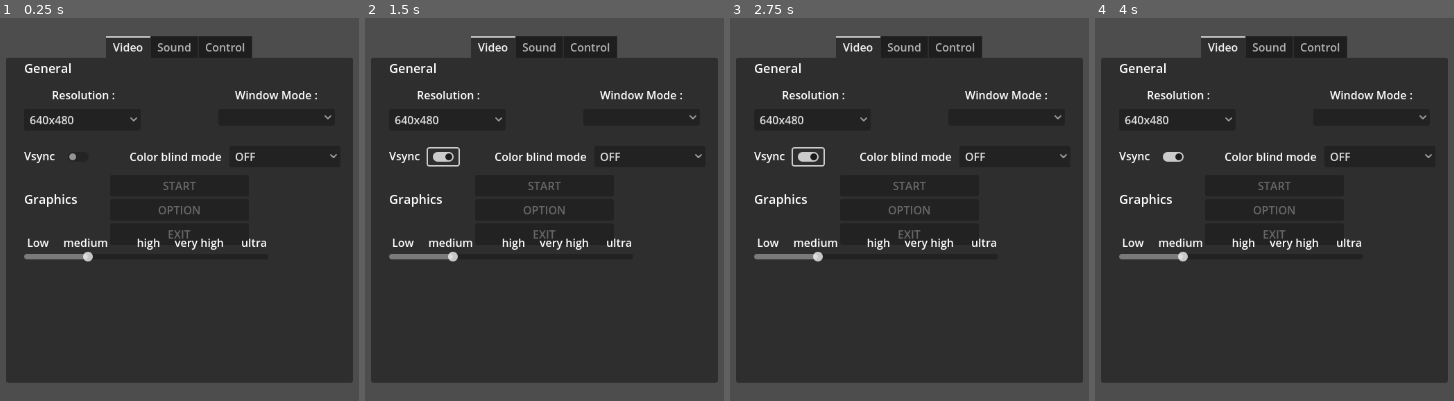
Above: before the commit, frames 1-4 (left to right).
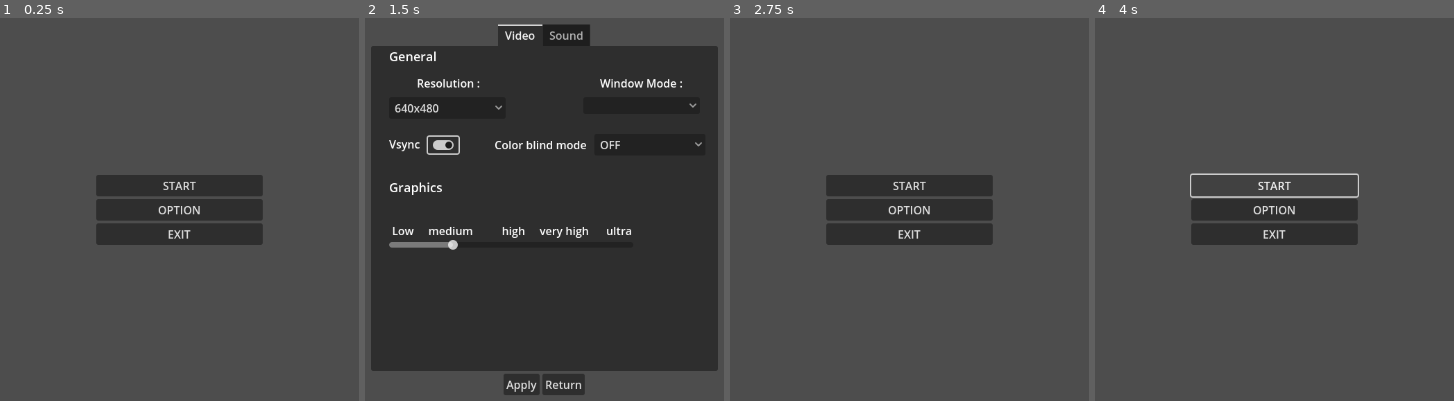
Above: after the commit, the same moments.

Repository: sinnate/Godot_4.0_MainMenu
Game: Godot game, scene res://main.tscn
Same seed, same stepped clock (60 frames per second), same inputs: the game is played once before the commit and once after it. The project has no main scene, so this scene is started directly.
Inputs (mouse positions are in pixels of both pictures, inside the frame that each line leads up to; where the layout moved, square brackets give the same spot in the first picture):
- Up to frame 1 (0.25 s): no input
- Up to frame 2 (1.5 s): click "OPTION" at 0.5 s; click (443, 144) [443, 155] at 1.25 s
- Up to frame 3 (2.75 s): click (887, 385) at 2 s, where only the run after the commit has a clickable "Apply"
- Up to frame 4 (4 s): click "START" at 2.75 s; click "START" at 3.5 s

The runs differ from the first frame. In frame 1, 76% of the frame differs, in the area x 1-99%, y 4-96%; in frame 2, 12%; in frame 3, 76%; in frame 4, 78%.
Error before the commit: Invalid type in function 'select' in base 'OptionButton'. Cannot convert argument 1 from Nil to int. (res://src/menu_controller.gd:25)
Error after the commit: Invalid type in function 'select' in base 'OptionButton'. Cannot convert argument 1 from Nil to int. (res://src/menu_controller.gd:69)

Commit message:
setup config file

Diff:
--- a/main.tscn
+++ b/main.tscn
@@ -13,9 +13,11 @@
 anchor_bottom = 1.0
 grow_horizontal = 2
 grow_vertical = 2
+size_flags_horizontal = 4
 script = ExtResource("1_7x6vp")
 
 [node name="MainContainer" type="VBoxContainer" parent="MainMenu"]
+unique_name_in_owner = true
 custom_minimum_size = Vector2(200, 0)
 layout_mode = 1
 anchors_preset = 8
@@ -23,10 +25,10 @@
 anchor_top = 0.5
 anchor_right = 0.5
 anchor_bottom = 0.5
-offset_left = -100.0
-offset_top = -50.5
-offset_right = 100.0
-offset_bottom = 50.5
+offset_left = -120.0
+offset_top = -50.0
+offset_right = 120.0
+offset_bottom = 100.0
 grow_horizontal = 2
 grow_vertical = 2
 
@@ -40,11 +42,13 @@
 
 [node name="Exit_button" type="Button" parent="MainMenu/MainContainer"]
 layout_mode = 2
+size_flags_vertical = 4
 text = "EXIT
 "
 
 [node name="OptionContainer" type="VBoxContainer" parent="MainMenu"]
 unique_name_in_owner = true
+visible = false
 custom_minimum_size = Vector2(500, 500)
 layout_mode = 1
 anchors_preset = 8
@@ -278,13 +282,25 @@
 text = "67%"
 script = ExtResource("3_v2ba3")
 
-[node name="Control" type="TabBar" parent="MainMenu/OptionContainer/TabContainer"]
-visible = false
-custom_minimum_size = Vector2(0, 20)
-layout_mode = 2
+[node name="Container" type="HBoxContainer" parent="MainMenu/OptionContainer"]
+layout_mode = 2
+size_flags_horizontal = 4
+alignment = 1
+
+[node name="Apply_button" type="Button" parent="MainMenu/OptionContainer/Container"]
+layout_mode = 2
+size_flags_horizontal = 0
+size_flags_vertical = 4
+text = "Apply
+"
+
+[node name="Return_button" type="Button" parent="MainMenu/OptionContainer/Container"]
+layout_mode = 2
+text = "Return
+"
 
 [connection signal="pressed" from="MainMenu/MainContainer/Start_button" to="MainMenu" method="_on_start_button_pressed"]
-[connection signal="toggled" from="MainMenu/MainContainer/Option_button" to="MainMenu" method="_on_option_button_toggled"]
+[connection signal="pressed" from="MainMenu/MainContainer/Option_button" to="MainMenu" method="_on_option_button_pressed"]
 [connection signal="pressed" from="MainMenu/MainContainer/Exit_button" to="MainMenu" method="_on_exit_button_pressed"]
 [connection signal="item_selected" from="MainMenu/OptionContainer/TabContainer/Video/Resolution_Optionbutton" to="MainMenu" method="_on_resolution_optionbutton_item_selected"]
 [connection signal="item_selected" from="MainMenu/OptionContainer/TabContainer/Video/WindowMode_Optionbutton" to="MainMenu" method="_on_window_mode_optionbutton_item_selected"]
@@ -296,3 +312,5 @@
 [connection signal="value_changed" from="MainMenu/OptionContainer/TabContainer/Sound/Music_HScrollBar" to="MainMenu/OptionContainer/TabContainer/Sound/Music_HScrollBar/Scroll_Label" method="_on_h_scroll_bar_value_changed"]
 [connection signal="value_changed" from="MainMenu/OptionContainer/TabContainer/Sound/SFX_HScrollBar" to="MainMenu" method="_on_sfx_h_scroll_bar_value_changed"]
 [connection signal="value_changed" from="MainMenu/OptionContainer/TabContainer/Sound/SFX_HScrollBar" to="MainMenu/OptionContainer/TabContainer/Sound/SFX_HScrollBar/Scroll_Label" method="_on_h_scroll_bar_value_changed"]
+[connection signal="pressed" from="MainMenu/OptionContainer/Container/Apply_button" to="MainMenu" method="_on_apply_button_pressed"]
+[connection signal="pressed" from="MainMenu/OptionContainer/Container/Return_button" to="MainMenu" method="_on_return_button_pressed"]
--- a/src/menu_controller.gd
+++ b/src/menu_controller.gd
@@ -8,8 +8,15 @@
 
 @onready var Resolution_ob = get_node("%Resolution_Optionbutton")
 @onready var OptionContainer = get_node("%OptionContainer")
+@onready var MainContainer = get_node("%MainContainer")
 
-func _get_resolution(index):
+# Config file
+var SettingsFile = ConfigFile.new()
+var Vsync : bool = false
+
+
+
+func _get_resolution(index) -> Vector2i:
 	var resolution_arr = Resolution_ob.get_item_text(index).split("x")
 	return Vector2i(int(resolution_arr[0]),int(resolution_arr[1]))
 
@@ -18,11 +25,49 @@
 		if _get_resolution(i) == resolution :
 			return i
 
-
-func _ready():
+func _first_time() -> void:
 	DisplayServer.window_set_size(DisplayServer.screen_get_size())
 	DisplayServer.window_set_mode(DisplayServer.WINDOW_MODE_MAXIMIZED)
 	Resolution_ob.select(_check_resolution(DisplayServer.screen_get_size()))
+	# -- Video
+	SettingsFile.set_value("VIDEO","Resolution",_get_resolution(Resolution_ob.get_index()))
+	SettingsFile.set_value("VIDEO","Vsync",Vsync)
+	SettingsFile.set_value("VIDEO","Window Mode",_get_resolution(Resolution_ob.get_index()))
+	SettingsFile.set_value("VIDEO","Graphics",_get_resolution(Resolution_ob.get_index()))
+	SettingsFile.set_value("VIDEO","Color blind",_get_resolution(Resolution_ob.get_index()))
+	# -- Audio
+	SettingsFile.set_value("AUDIO","General",_get_resolution(Resolution_ob.get_index()))
+	SettingsFile.set_value("AUDIO","Music",Vsync)
+	SettingsFile.set_value("AUDIO","SFX",_get_resolution(Resolution_ob.get_index()))
+
+	SettingsFile.save("user://settings.cfg")
+
+
+func _load_settings():
+	if (SettingsFile.load("user://settings.cfg") != OK):
+		return
+	else:
+		pass
+func _save_settings() -> void:
+	# -- Video
+	SettingsFile.set_value("VIDEO","Resolution",_get_resolution(Resolution_ob.get_index()))
+	SettingsFile.set_value("VIDEO","Vsync",Vsync)
+	SettingsFile.set_value("VIDEO","Window Mode",_get_resolution(Resolution_ob.get_index()))
+	SettingsFile.set_value("VIDEO","Graphics",_get_resolution(Resolution_ob.get_index()))
+	SettingsFile.set_value("VIDEO","Color blind",_get_resolution(Resolution_ob.get_index()))
+	# -- Audio
+	SettingsFile.set_value("AUDIO","General",_get_resolution(Resolution_ob.get_index()))
+	SettingsFile.set_value("AUDIO","Music",Vsync)
+	SettingsFile.set_value("AUDIO","SFX",_get_resolution(Resolution_ob.get_index()))
+
+	SettingsFile.save("user://settings.cfg")
+
+
+
+func _ready():
+	_load_settings()
+	Resolution_ob.select(_check_resolution(DisplayServer.screen_get_size()))
+
 
 
 
@@ -34,8 +79,11 @@
 	pass # Replace with function body.
 
 
-func _on_option_button_toggled(button_pressed):
-	pass # Replace with function body.
+
+func _on_option_button_pressed():
+	OptionContainer.visible = true
+	MainContainer.visible = false
+
 
 
 func _on_exit_button_pressed():
@@ -55,7 +103,8 @@
 
 
 func _on_vsync_check_button_pressed():
-	pass # Replace with function body.
+	Vsync = !Vsync
+	print(Vsync)
 
 
 func _on_preset_h_slider_value_changed(value):
@@ -75,4 +124,15 @@
 func _on_sfx_h_scroll_bar_value_changed(value):
 	pass # Replace with function body.
 
-# -- CONTROL TAB --
+
+# -- Save and Exit buttons
+
+func _on_return_button_pressed():
+	MainContainer.visible = true
+	OptionContainer.visible = false
+
+
+func _on_apply_button_pressed():
+	MainContainer.visible = true
+	OptionContainer.visible = false
+	_save_settings()
